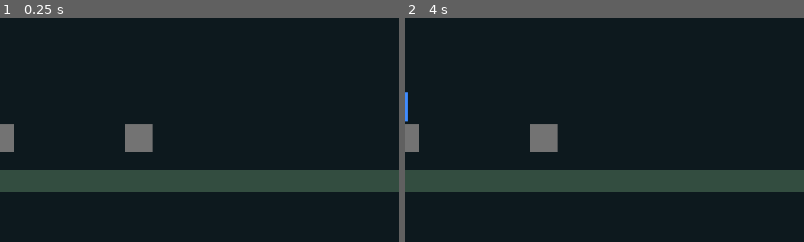
Above: before the commit, frames 1-2 (left to right).
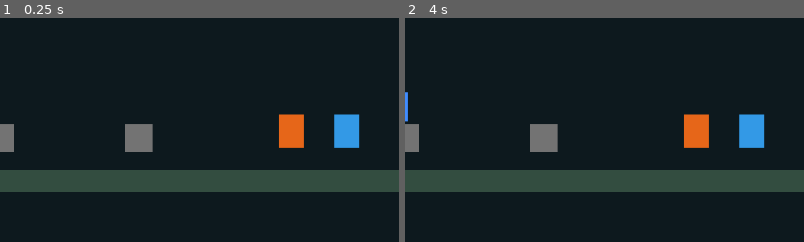
Above: after the commit, the same moments.

Repository: westkitty/starlight-acre
Game: Godot game, scene res://scenes/world/GreenhouseSector.tscn
Same seed, same stepped clock (60 frames per second), same inputs: the game is played once before the commit and once after it.
Inputs:
- Up to frame 1 (0.25 s): no input
- Up to frame 2 (4 s): tap Enter at 0.5, 2, 3.5 s; hold E (interact) 0.53-1.28 s; hold D (move_right) 0.53-2.03 s; tap Space (jump) at 0.77, 1.25, 1.52, 2.75, 3.02, 3.77 s; tap E (interact) at 1.35, 2.85 s; hold A (move_left) 2.03-2.78 s; hold E (interact) 2.03-2.78 s; hold D (move_right) from 2.78 s (still down); hold E (interact) from 3.53 s (still down)
The pictures show only the part of the screen within x 0-50%, y 7-57%; the shares and areas given below are measured in that part.

The runs differ from the first frame. In frame 1, 1.9% of the frame differs, in the area x 69-91%, y 42-59%; in frame 2, 1.9%.

Commit message:
feat: add ReplenishTerminal, place both terminals in GreenhouseSector

Diff:
--- /dev/null
+++ b/actors/terminals/ReplenishTerminal.tscn
@@ -0,0 +1,24 @@
+[gd_scene load_steps=3 format=3]
+
+[ext_resource type="Script" path="res://actors/terminals/replenish_terminal.gd" id="1_replenish"]
+
+[sub_resource type="RectangleShape2D" id="RectangleShape2D_replenish"]
+size = Vector2(36, 48)
+
+[node name="ReplenishTerminal" type="Node2D"]
+script = ExtResource("1_replenish")
+
+[node name="Visual" type="ColorRect" parent="."]
+offset_left = -18.0
+offset_top = -48.0
+offset_right = 18.0
+offset_bottom = 0.0
+color = Color(0.2, 0.6, 0.9, 1.0)
+
+[node name="Area2D" type="Area2D" parent="."]
+
+[node name="CollisionShape2D" type="CollisionShape2D" parent="Area2D"]
+shape = SubResource("RectangleShape2D_replenish")
+
+[connection signal="body_entered" from="Area2D" to="." method="_on_area_body_entered"]
+[connection signal="body_exited" from="Area2D" to="." method="_on_area_body_exited"]
--- /dev/null
+++ b/actors/terminals/replenish_terminal.gd
@@ -0,0 +1,24 @@
+# replenish_terminal.gd
+# Interactable terminal that restores Water and Nutrient to cap.
+# Uses Area2D body_entered/exited to register with the player.
+extends Node2D
+
+
+func interact() -> void:
+	var fm := get_tree().get_first_node_in_group("farming_manager")
+	if fm != null:
+		fm.replenish_consumables()
+
+
+func get_prompt() -> String:
+	return "E — Replenish Water & Nutrients"
+
+
+func _on_area_body_entered(body: Node2D) -> void:
+	if body.is_in_group("player"):
+		body.register_interactable(self)
+
+
+func _on_area_body_exited(body: Node2D) -> void:
+	if body.is_in_group("player"):
+		body.unregister_interactable(self)
--- a/scenes/world/GreenhouseSector.tscn
+++ b/scenes/world/GreenhouseSector.tscn
@@ -1,9 +1,11 @@
-[gd_scene load_steps=6 format=3]
+[gd_scene load_steps=8 format=3]
 
 [ext_resource type="PackedScene" path="res://actors/player/Player.tscn" id="1_player"]
 [ext_resource type="Script" path="res://systems/farming/farming_manager.gd" id="2_fm"]
 [ext_resource type="PackedScene" path="res://actors/crops/CropPlot.tscn" id="3_cropplot"]
 [ext_resource type="PackedScene" path="res://ui/hud/HUD.tscn" id="4_hud"]
+[ext_resource type="PackedScene" path="res://actors/terminals/RepairTerminal.tscn" id="5_repair"]
+[ext_resource type="PackedScene" path="res://actors/terminals/ReplenishTerminal.tscn" id="6_replenish"]
 
 [sub_resource type="RectangleShape2D" id="RectangleShape2D_floor"]
 size = Vector2(1200, 32)
@@ -73,3 +75,9 @@
 plot_id = "plot_2"
 
 [node name="HUD" parent="." instance=ExtResource("4_hud")]
+
+[node name="RepairTerminal" parent="." instance=ExtResource("5_repair")]
+position = Vector2(420, 232)
+
+[node name="ReplenishTerminal" parent="." instance=ExtResource("6_replenish")]
+position = Vector2(500, 232)
